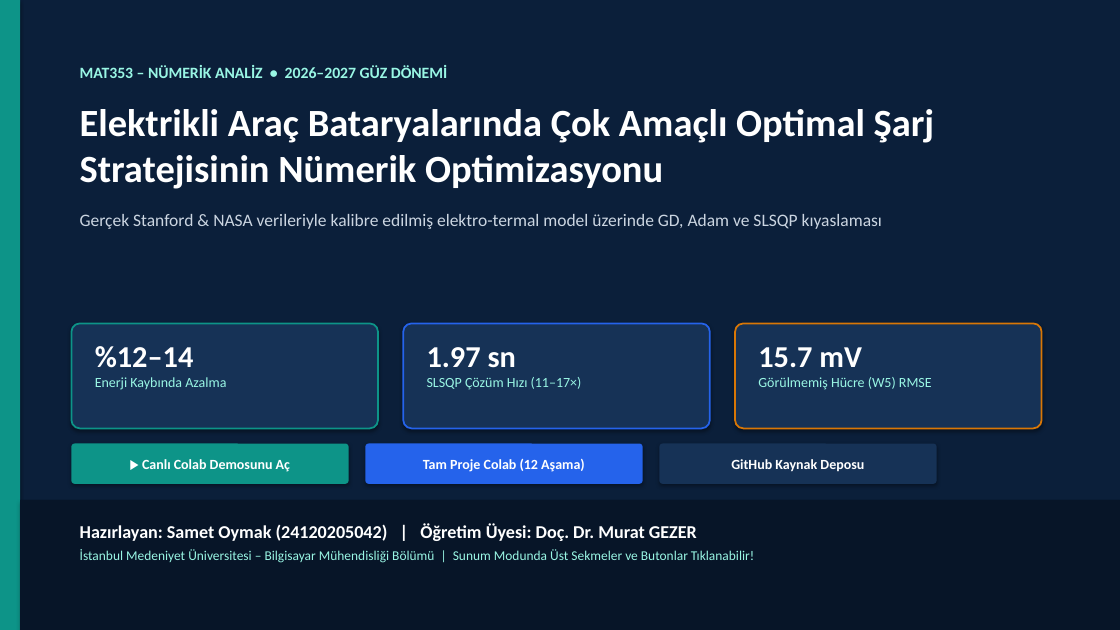
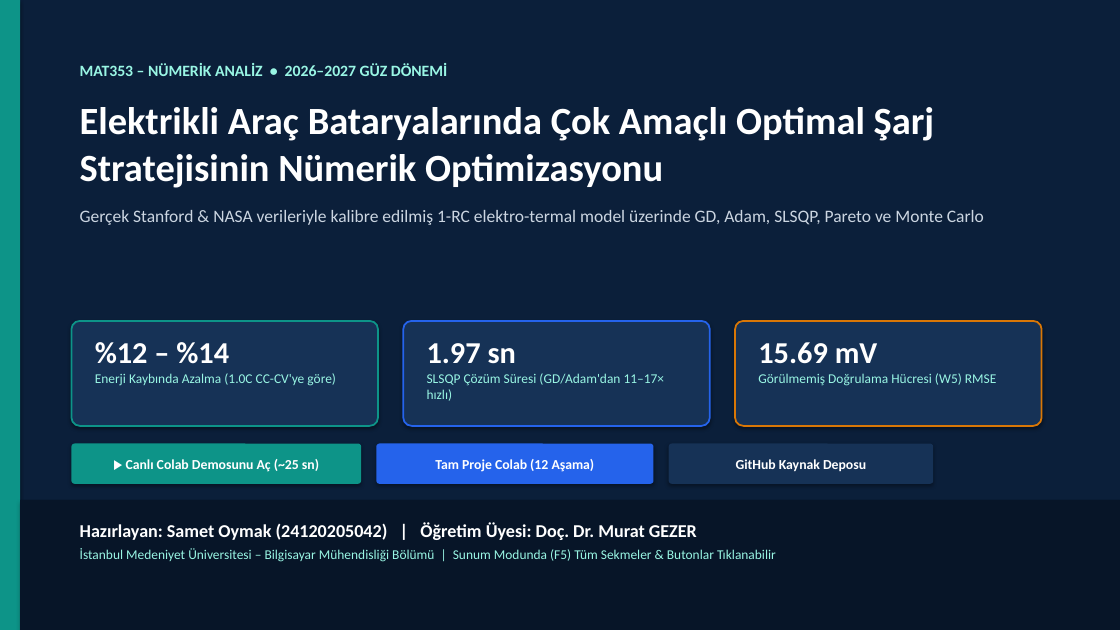
Before and after one commit to Sametoymak99/EV-Battery-Optimization, a slide deck: slide 1 of presentation/slides/MAT353_Sunum_Samet_Oymak.pptx. Drawn at 1120x630 pixels with LibreOffice and Linux fonts; fonts in the diff are those of the drawing. Boxes give left, top, right and bottom in pixels: in the first picture for what was removed or moved away, otherwise in the second. Text is boxed around its words. In the diff, an @@ line names an element or a change of style, - is before the commit and + after.

```diff
--- a/presentation/slides/MAT353_Sunum_Samet_Oymak.pptx
+++ b/presentation/slides/MAT353_Sunum_Samet_Oymak.pptx
@@ text at (x1=80, y1=210, x2=984, y2=225): text changed @@
-Gerçek Stanford & NASA verileriyle kalibre edilmiş elektro-termal model üzerinde GD, Adam ve SLSQP kıyaslaması
+Gerçek Stanford & NASA verileriyle kalibre edilmiş 1-RC elektro-termal model üzerinde GD, Adam, SLSQP, Pareto ve Monte Carlo
@@ text at (x1=95, y1=342, x2=336, y2=386): text changed; size 12 to 11.5 pt @@
-%12–14
-Enerji Kaybında Azalma
+%12 – %14
+Enerji Kaybında Azalma (1.0C CC-CV'ye göre)
@@ text at (x1=758, y1=342, x2=997, y2=386): text changed; size 12 to 11.5 pt @@
-15.7 mV
-Görülmemiş Hücre (W5) RMSE
+15.69 mV
+Görülmemiş Doğrulama Hücresi (W5) RMSE
@@ text at (x1=427, y1=373, x2=665, y2=401): text changed; size 12 to 11.5 pt @@
-SLSQP Çözüm Hızı (11–17×)
+SLSQP Çözüm Süresi (GD/Adam'dan 11–17× hızlı)
@@ rounded rectangle "▶ Canlı Colab Demosunu Aç ..." resized from (x1=71, y1=444, x2=349, y2=484) to (x1=71, y1=444, x2=361, y2=484) @@
@@ rounded rectangle "Tam Proje Colab (12 Aşama)" moved from (x1=365, y1=444, x2=643, y2=484) to (x1=376, y1=444, x2=654, y2=484) @@
@@ rounded rectangle "Tam Proje Colab (12 Aşama)" at (x1=376, y1=444, x2=654, y2=484): size 12 to 11.8 pt @@
@@ rounded rectangle "GitHub Kaynak Deposu" at (x1=669, y1=444, x2=933, y2=484): size 12 to 11.8 pt @@
@@ rounded rectangle "GitHub Kaynak Deposu" resized from (x1=660, y1=444, x2=937, y2=484) to (x1=669, y1=444, x2=933, y2=484) @@
@@ text in rounded rectangle at (x1=126, y1=459, x2=319, y2=472): text changed; size 12 to 11.8 pt @@
-▶ Canlı Colab Demosunu Aç
+▶ Canlı Colab Demosunu Aç (~25 sn)
@@ text at (x1=80, y1=548, x2=776, y2=562): text changed @@
-İstanbul Medeniyet Üniversitesi – Bilgisayar Mühendisliği Bölümü | Sunum Modunda Üst Sekmeler ve Butonlar Tıklanabilir!
+İstanbul Medeniyet Üniversitesi – Bilgisayar Mühendisliği Bölümü | Sunum Modunda (F5) Tüm Sekmeler & Butonlar Tıklanabilir
```
Also in this commit, not shown: 9 other slides changed, 1 other file.
